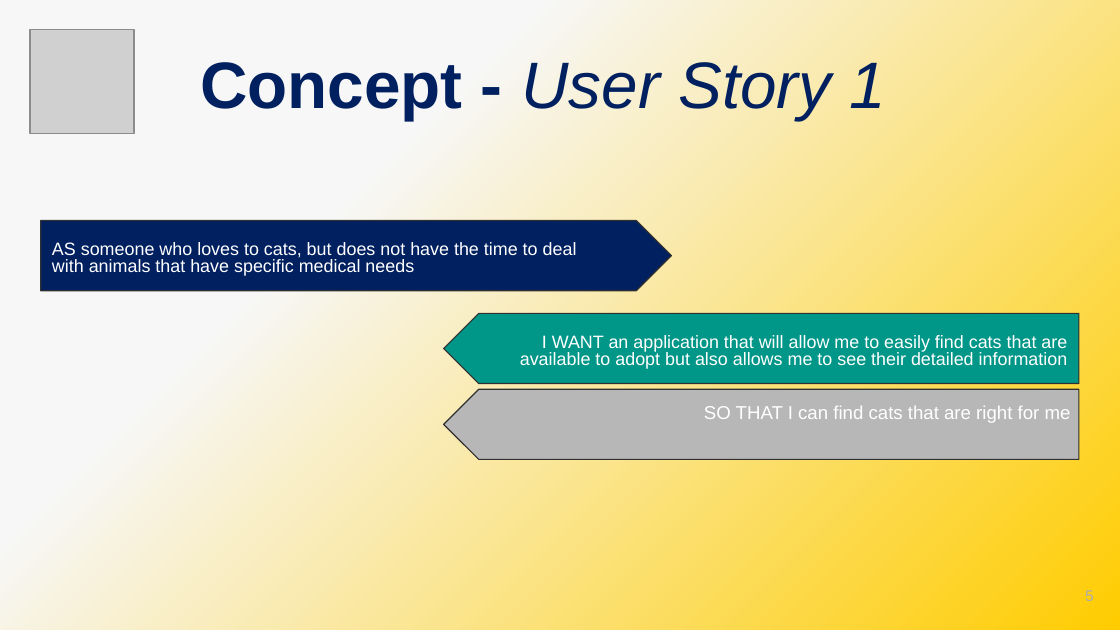
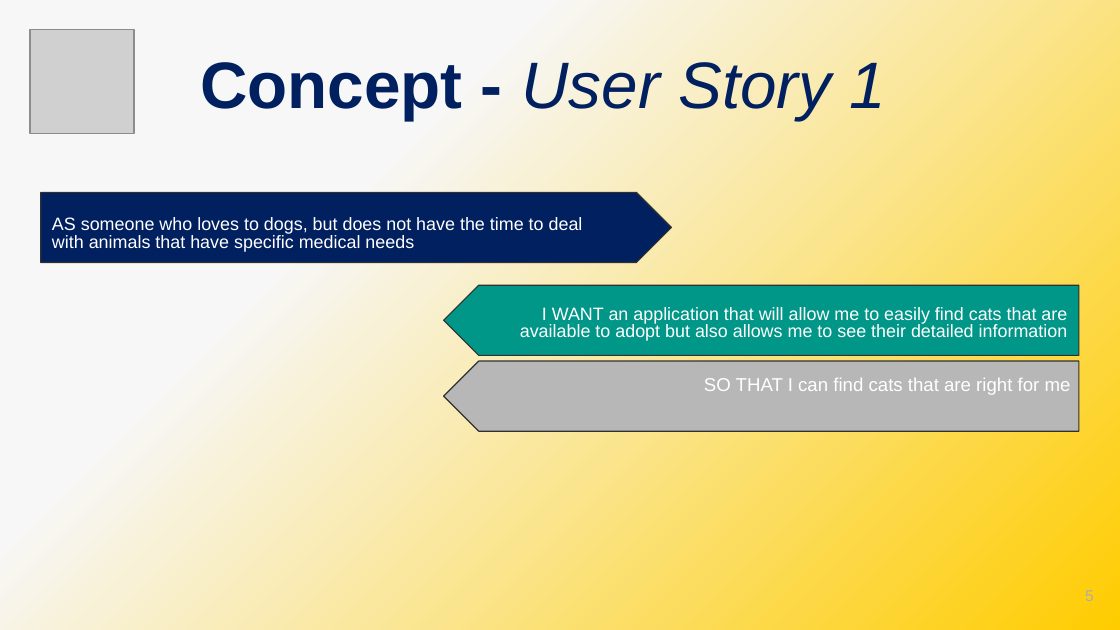
Before and after one commit to adamgmcfadden/Bark-Side-of-the-Moon, a slide deck: slide 5 of extras/PP presentation.pptx. Drawn at 1120x630 pixels with LibreOffice and Linux fonts; fonts in the diff are those of the drawing; grey boxes stand for pictures. Boxes give left, top, right and bottom in pixels: in the first picture for what was removed or moved away, otherwise in the second. Text is boxed around its words. In the diff, an @@ line names an element or a change of style, - is before the commit and + after.

```diff
--- a/extras/PP presentation.pptx
+++ b/extras/PP presentation.pptx
@@ text at (52, 217, 583, 248): text changed @@
-AS someone who loves to cats, but does not have the time to deal with animals that have specific medical needs
+AS someone who loves to dogs, but does not have the time to deal with animals that have specific medical needs
@@ 3 pentagon arrows, 2 texts: place and size @@
-3 pentagon arrows, 2 texts at (40, 221, 1079, 460)
+3 pentagon arrows, 2 texts at (40, 193, 1079, 431)
```
Also in this commit, not shown: 5 other slides changed, 1 other file.
